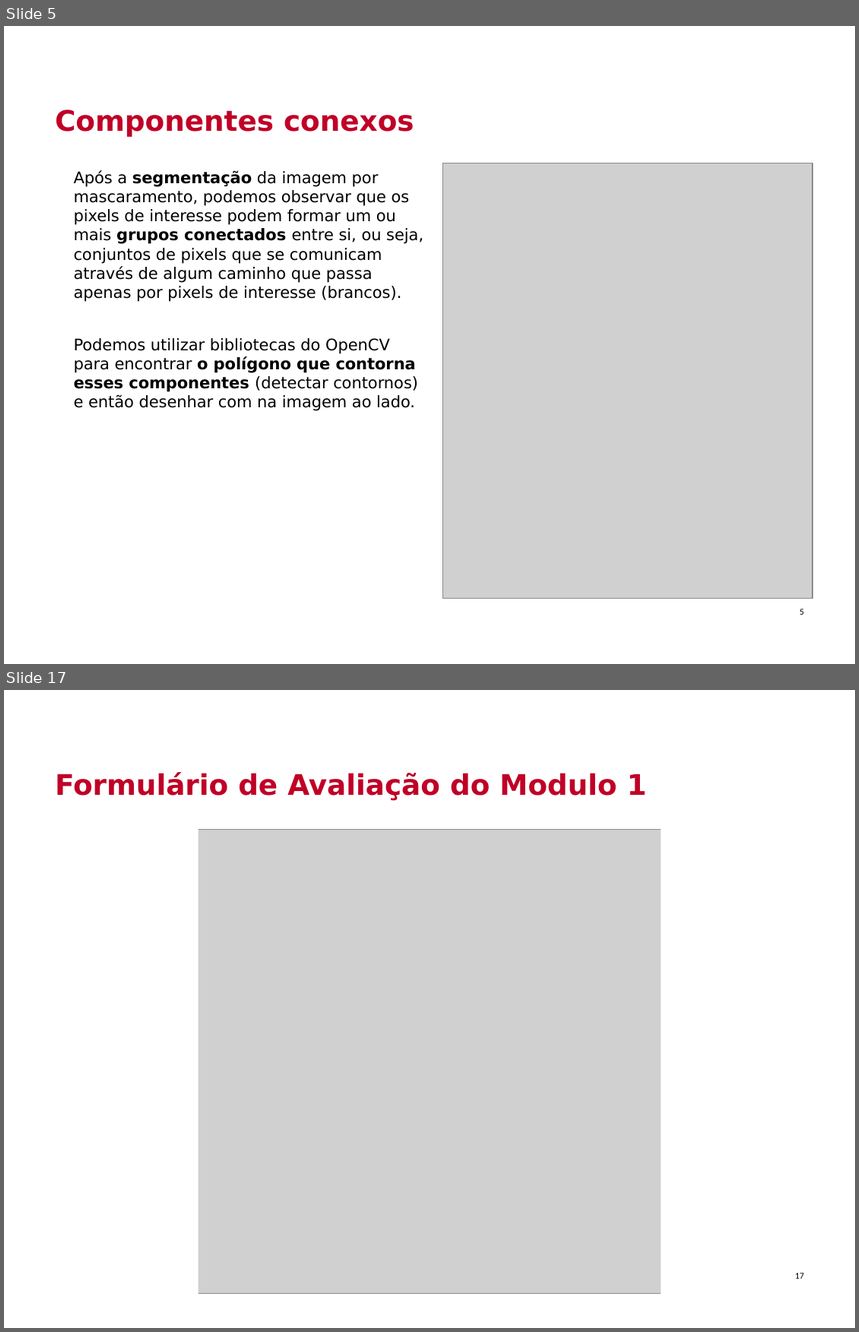
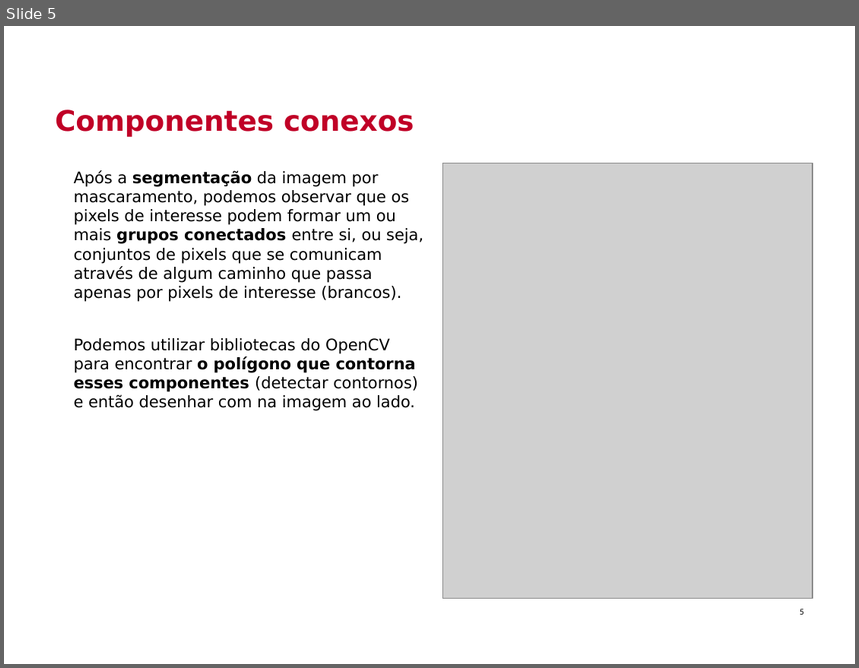
Before and after one commit to Insper/robotica-computacional, a slide deck: docs/modulos/05-visao-p2/slides.pptx. Shown one above the other, each under a label of ours: slides 5 and 17 before the commit, slide 5 after it; the slides between them are not shown. The pictures are 859x1332 and 859x668 pixels, drawn with LibreOffice and Linux fonts; fonts in the diff are those of the drawing; grey boxes stand for pictures; background and template pictures are left out. Boxes give left, top, right and bottom in pixels: in the first picture for what was removed or moved away, otherwise in the second. Text is boxed around its words. In the diff, an @@ line names an element or a change of style, - is before the commit and + after.

```diff
--- a/docs/modulos/05-visao-p2/slides.pptx
+++ b/docs/modulos/05-visao-p2/slides.pptx
@@ slide 17 removed at <box>4,690,855,1328</box>, background picture (left out) @@
@@ title removed at <box>55,772,647,801</box> @@
-Formulário de Avaliação do Modulo 1
@@ rectangle removed at <box>158,819,198,1310</box> @@
@@ picture removed at <box>179,830,682,1294</box> @@
@@ rectangle removed at <box>661,830,701,1321</box> @@
@@ page number removed at <box>795,1273,804,1279</box> @@
-17
```
Also in this commit, not shown: 1 slide changed, 10 other slides removed, 2 other files.
